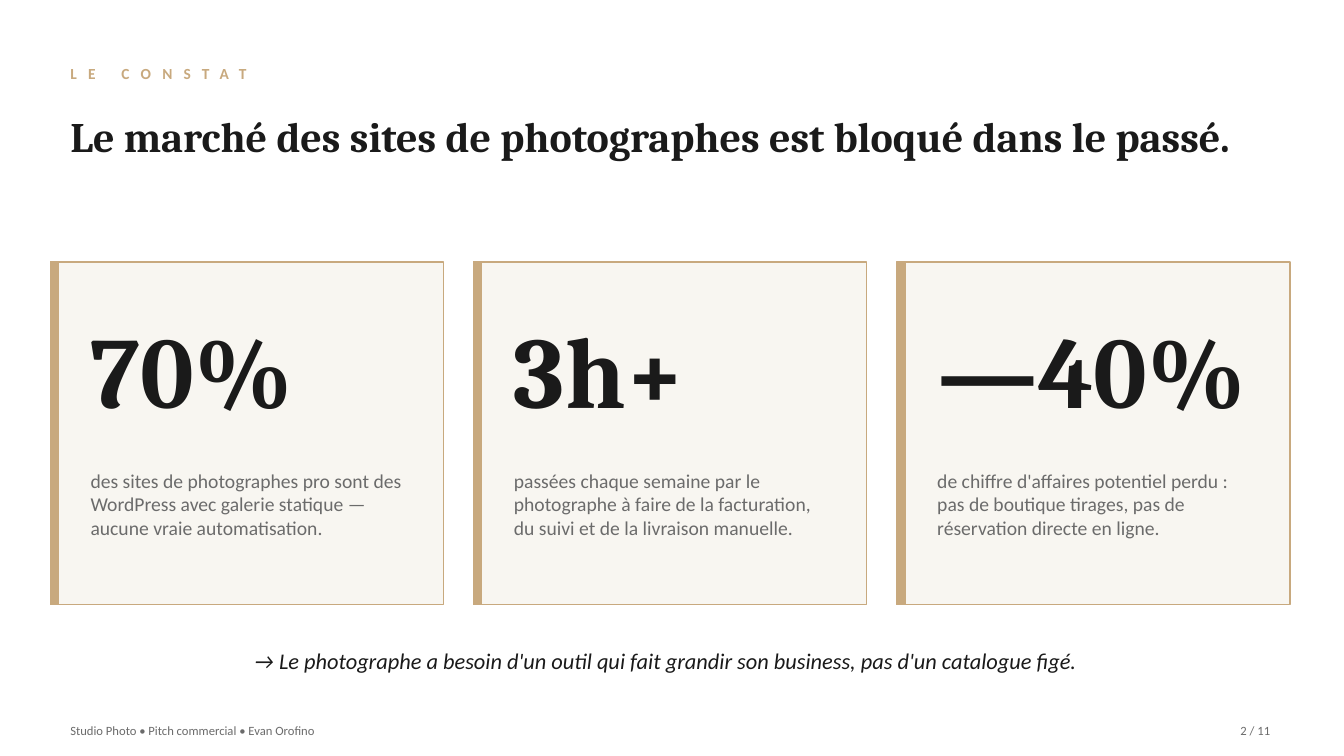
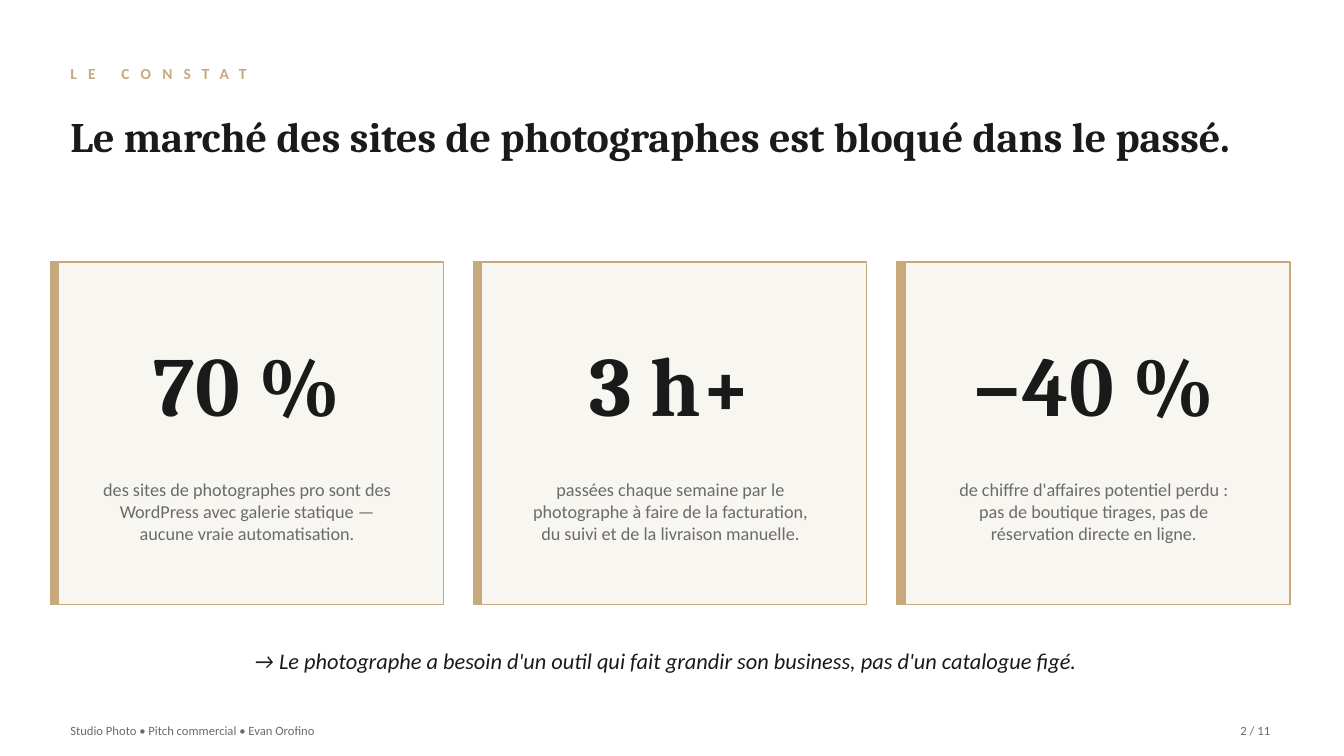
Before and after one commit to EvanOROFINO/studio-photo, a slide deck: slide 2 of pitch-deck.pptx. Drawn at 1344x756 pixels with LibreOffice and Linux fonts; fonts in the diff are those of the drawing. Boxes give left, top, right and bottom in pixels: in the first picture for what was removed or moved away, otherwise in the second. Text is boxed around its words. In the diff, an @@ line names an element or a change of style, - is before the commit and + after.

```diff
--- a/pitch-deck.pptx
+++ b/pitch-deck.pptx
@@ vertical alignment top to middle in 3 elements at [154,359,240,417], [973,358,1114,417], [590,357,751,417] @@
@@ text at [154,359,240,417]: text changed; size 72 to 60 pt @@
-70%
+70 %
@@ text at [590,357,751,417]: text changed; size 72 to 60 pt @@
-3h+
+3 h+
@@ text at [973,358,1114,417]: text changed; size 72 to 60 pt @@
-—40%
+−40 %
@@ text "des sites de photographes pro ...": place and size @@
-text "des sites de photographes pro ..." at [91,474,402,535]
+text "des sites de photographes pro ..." at [103,483,391,540]
@@ text "passées chaque semaine par le ...": place and size @@
-text "passées chaque semaine par le ..." at [514,474,810,535]
+text "passées chaque semaine par le ..." at [533,483,807,540]
@@ size 14 to 13 pt; alignment left to centre in 3 elements at [103,483,391,540], [533,483,807,540], [959,483,1220,543] @@
@@ text "de chiffre d'affaires potentiel perdu ...": place and size @@
-text "de chiffre d'affaires potentiel perdu ..." at [937,474,1218,539]
+text "de chiffre d'affaires potentiel perdu ..." at [959,483,1220,543]
```
Also in this commit, not shown: 2 other slides changed, 13 other files.
